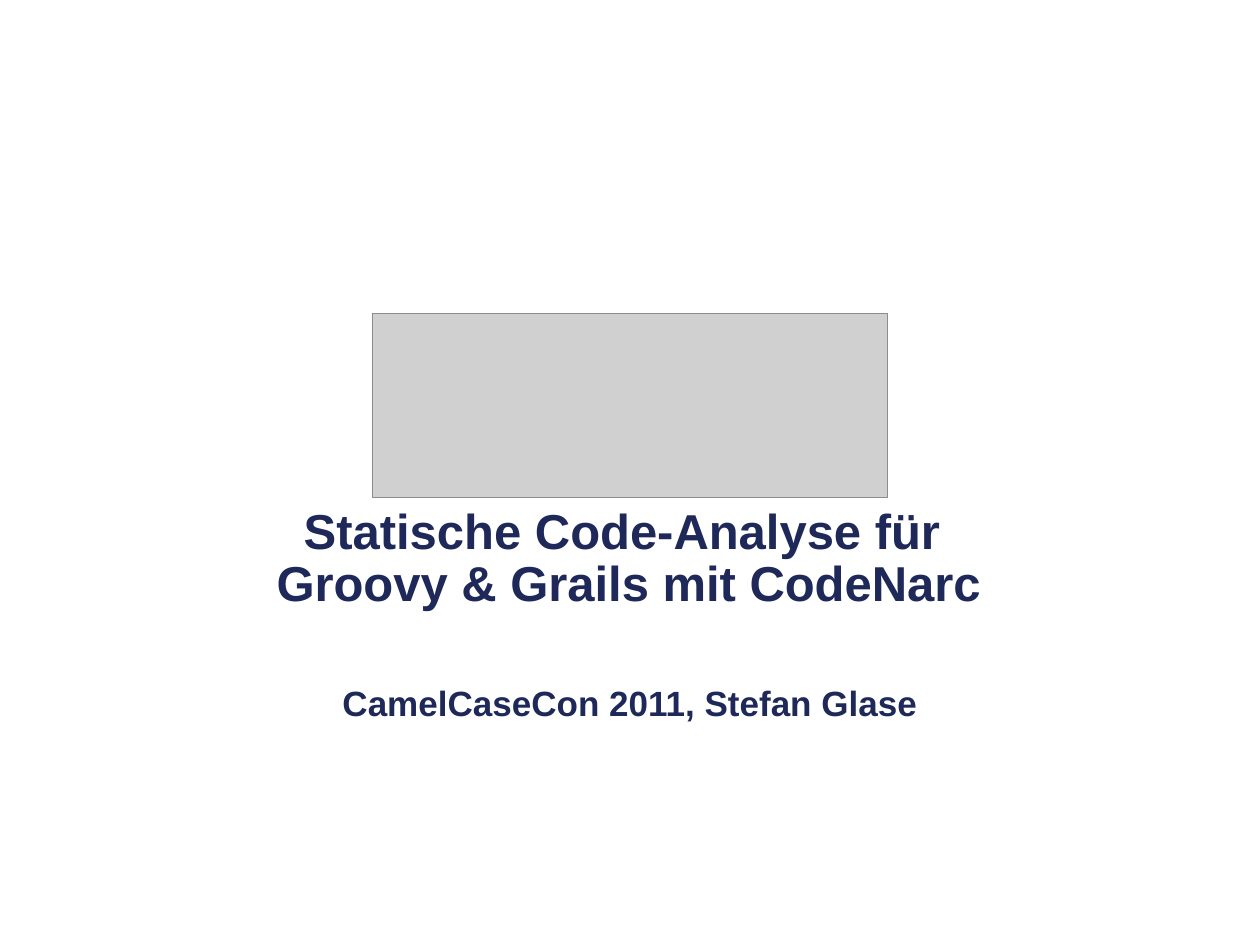
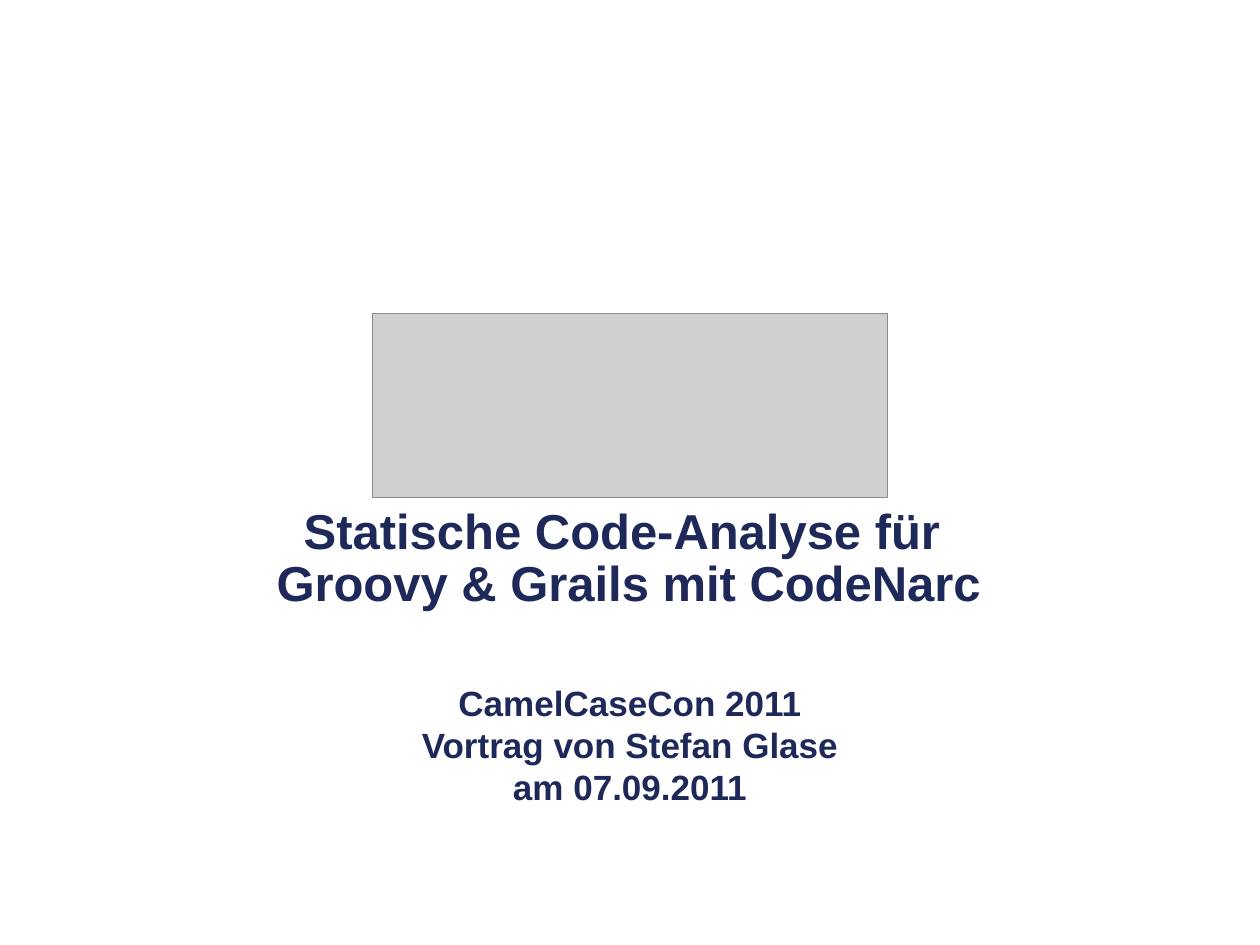
Before and after one commit to codescape/presentations, a slide deck: slide 1 of statische-code-analyse-mit-codenarc/codenarc-presentation-camelcasecon-2011.pptx. Drawn at 1260x945 pixels with LibreOffice and Linux fonts; fonts in the diff are those of the drawing; grey boxes stand for pictures; background and template pictures are left out. Boxes give left, top, right and bottom in pixels: in the first picture for what was removed or moved away, otherwise in the second. Text is boxed around its words. In the diff, an @@ line names an element or a change of style, - is before the commit and + after.

```diff
--- a/statische-code-analyse-mit-codenarc/codenarc-presentation-camelcasecon-2011.pptx
+++ b/statische-code-analyse-mit-codenarc/codenarc-presentation-camelcasecon-2011.pptx
@@ text at (x1=422, y1=690, x2=837, y2=801): text changed @@
-CamelCaseCon 2011, Stefan Glase
+CamelCaseCon 2011
+Vortrag von Stefan Glase
+am 07.09.2011
```
Also in this commit, not shown: 3 other slides changed.
